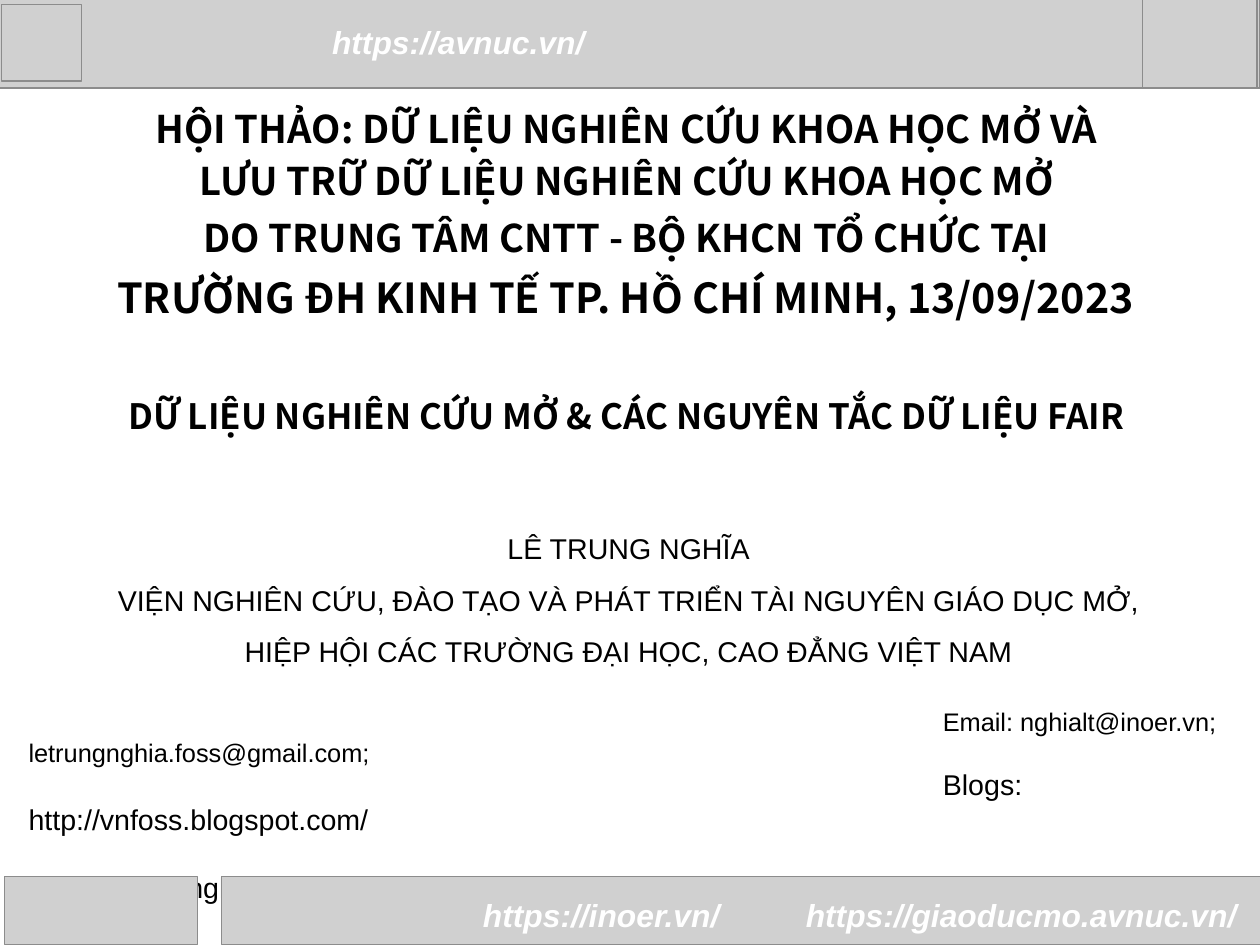
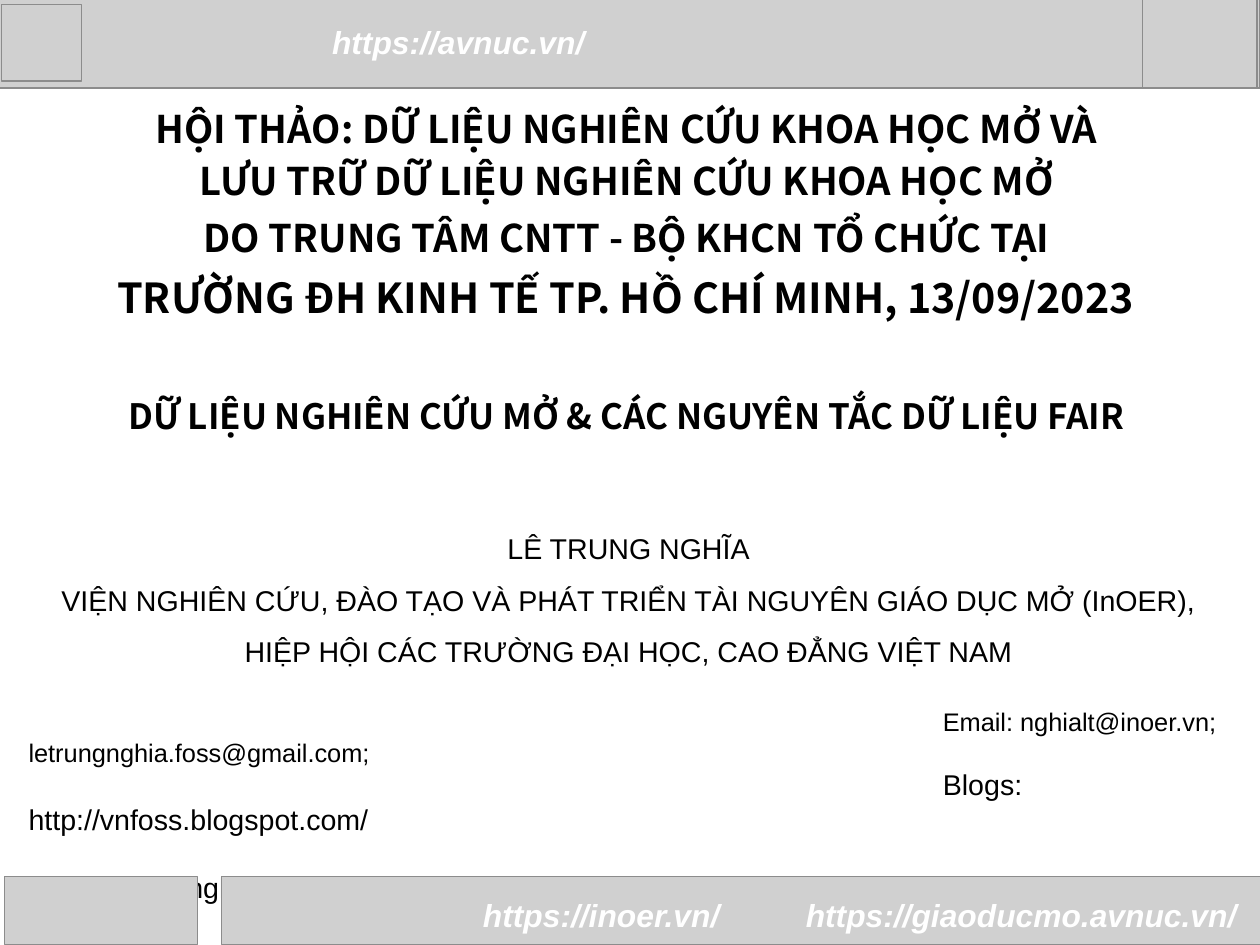
Before and after one commit to letrungnghia/OpenRD_and_FAIR, a slide deck: slide 1 of OpenRD_and_FAIR.odp. Drawn at 1260x945 pixels with LibreOffice and Linux fonts; fonts in the diff are those of the drawing; grey boxes stand for pictures. Boxes give left, top, right and bottom in pixels: in the first picture for what was removed or moved away, otherwise in the second. Text is boxed around its words. In the diff, an @@ line names an element or a change of style, - is before the commit and + after.

Commit message:
Tải lên 2 tệp .ODP và .PDF, thêm từ InOER
Tải lên 2 tệp .ODP và .PDF, thêm từ InOER

```diff
--- a/OpenRD_and_FAIR.odp
+++ b/OpenRD_and_FAIR.odp
@@ text at (x1=61, y1=588, x2=1195, y2=616): text changed @@
-VIỆN NGHIÊN CỨU, ĐÀO TẠO VÀ PHÁT TRIỂN TÀI NGUYÊN GIÁO DỤC MỞ,
+VIỆN NGHIÊN CỨU, ĐÀO TẠO VÀ PHÁT TRIỂN TÀI NGUYÊN GIÁO DỤC MỞ (InOER),
```
Also in this commit, not shown: 1 other file.
